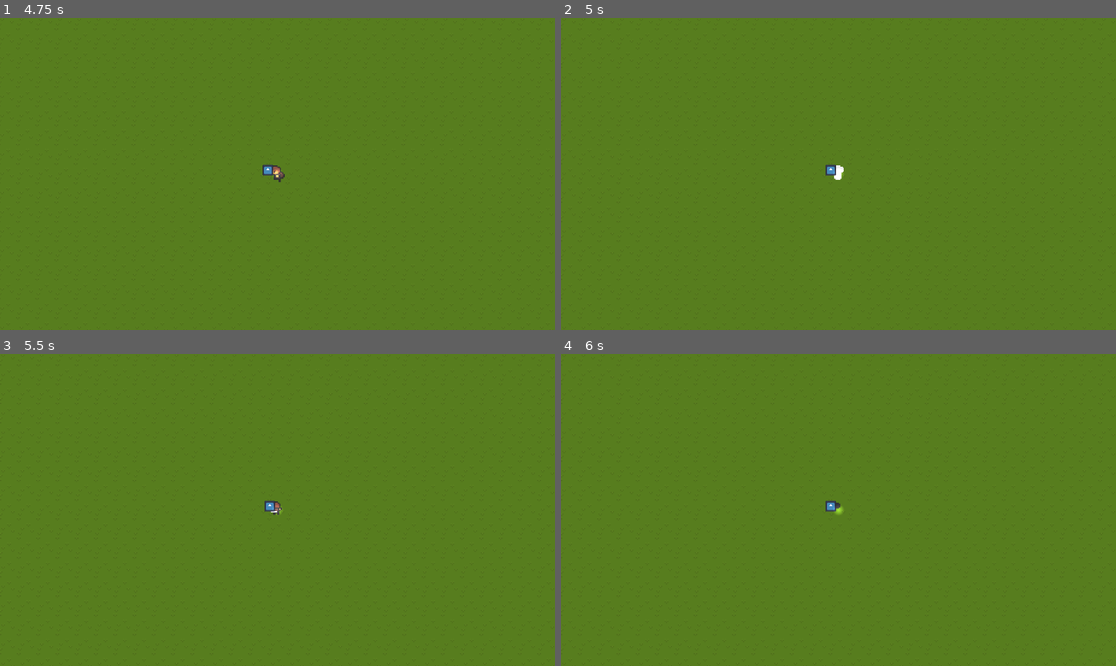
Above: before the commit, frames 1-4 (two rows, left to right).
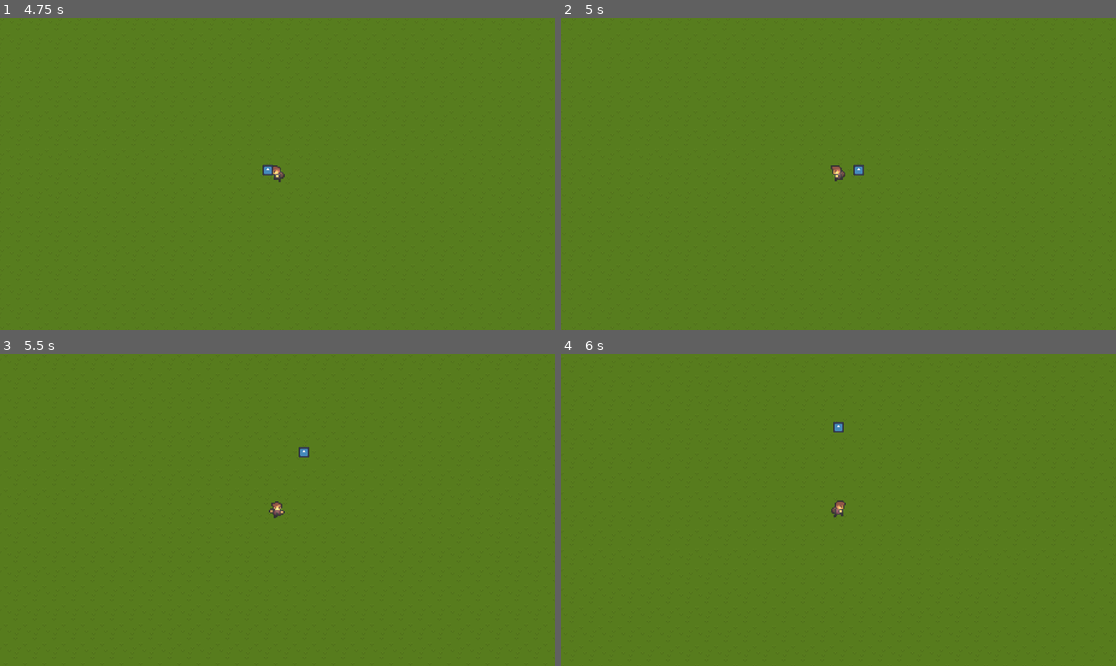
Above: after the commit, the same moments.

Repository: AlexFlasch/survivor-farm
Game: Godot game, scene res://scenes/levels/World.tscn
Same seed, same stepped clock (60 frames per second), same inputs: the game is played once before the commit and once after it. The engine's default icon, where the game draws it, is replaced by a stand-in: a white triangle on a blue panel in a dark square.
Inputs:
- Up to frame 1 (4.75 s): hold D (move_right) 0.53-1.28 s; hold S (move_down) 1.28-2.03 s; hold D (move_right) 2.03-2.78 s; hold W (move_up) 2.78-3.53 s; hold A (move_left) from 3.53 s (still down)
- Up to frame 2 (5 s): keep holding A (move_left)
- Up to frame 3 (5.5 s): release A (move_left) at 5.03 s; hold S (move_down) from 5.03 s (still down)
- Up to frame 4 (6 s): release S (move_down) at 5.78 s; hold D (move_right) from 5.78 s (still down)

Frame 1 is identical in both runs. In frame 2, 0.2% of the frame differs, in the area x 47-55%, y 46-53%; in frame 3, 0.2%; in frame 4, 0.2%, in the area x 47-52%, y 21-53%.

Commit message:
feat: add stun effect to zombie collision handling

Diff:
--- a/scenes/entities/Enemies/Zombie/zombie.gd
+++ b/scenes/entities/Enemies/Zombie/zombie.gd
@@ -36,6 +36,7 @@
 					print("Zombie collided with player!")
 					get_tree().root.get_node("GameManager").set_player_health(get_tree().root.get_node("GameManager").get_player_health() - 10)
 					stun_time_left = stun_duration
+					is_stunned = true
 					return
 				else:
 					# Handle collision with other objects
